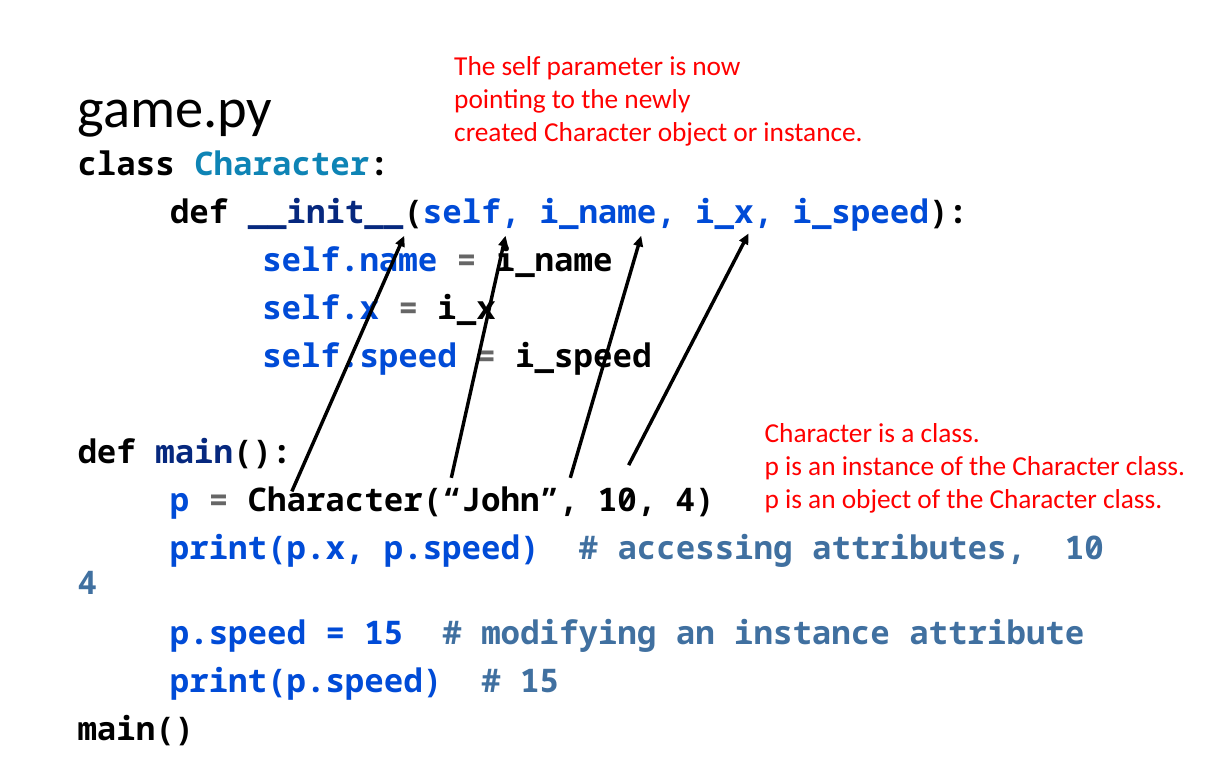
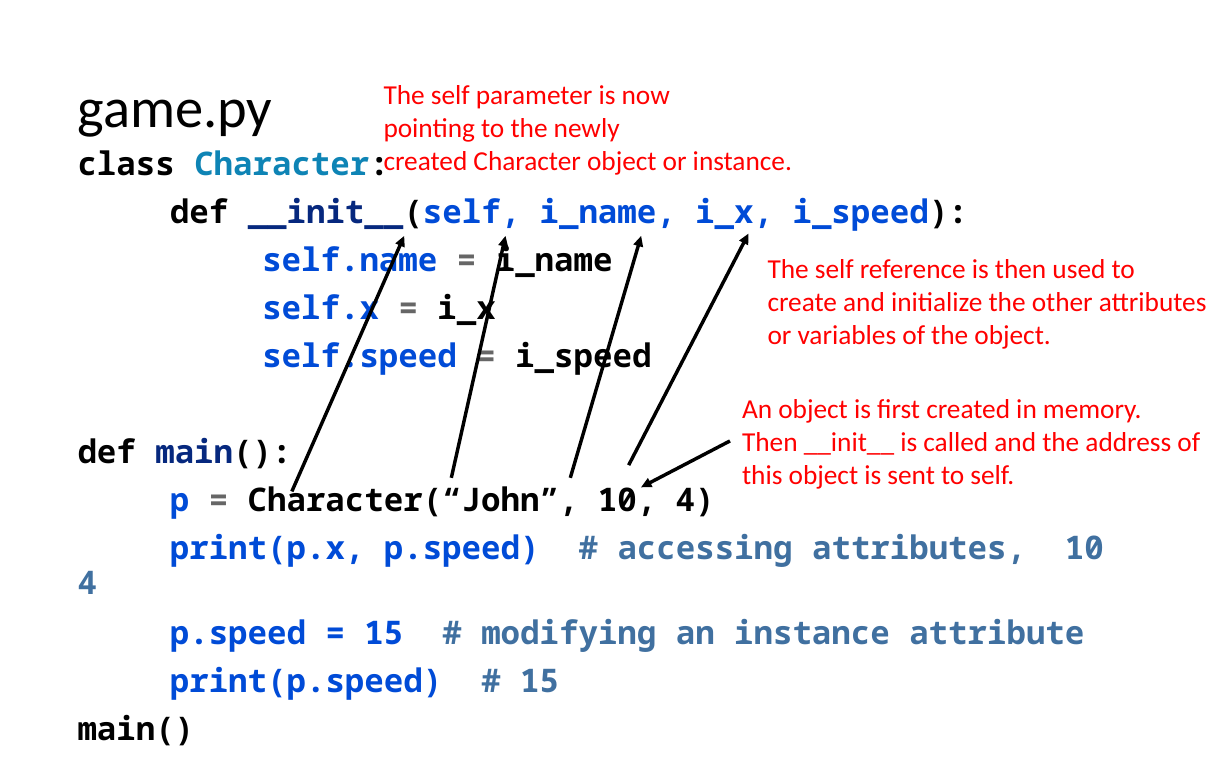
Before and after one commit to LongBaoNguyen/longbaonguyen.github.io, a slide deck: slide 5 of courses/apcsp/lect9.pptx. Drawn at 1232x770 pixels with LibreOffice and Linux fonts; fonts in the diff are those of the drawing. Boxes give left, top, right and bottom in pixels: in the first picture for what was removed or moved away, otherwise in the second. Text is boxed around its words. In the diff, an @@ line names an element or a change of style, - is before the commit and + after.

```diff
--- a/courses/apcsp/lect9.pptx
+++ b/courses/apcsp/lect9.pptx
@@ text "The self parameter is now": place and size @@
-text "The self parameter is now" at (454,56,862,146)
+text "The self parameter is now" at (384,85,792,175)
@@ text added at (768,259,1207,349), 16 pt, text #FF0000 @@
+The self reference is then used to
+create and initialize the other attributes
+or variables of the object.
@@ text at (742,399,1200,489): text changed @@
-Character is a class.
-p is an instance of the Character class.
-p is an object of the Character class.
+An object is first created in memory.
+Then __init__ is called and the address of
+this object is sent to self.
@@ arrow added from (731, 441) to (641, 488), #000000 2 pt @@
```
Also in this commit, not shown: 5 other slides changed, 4 slides added, 6 other files.
